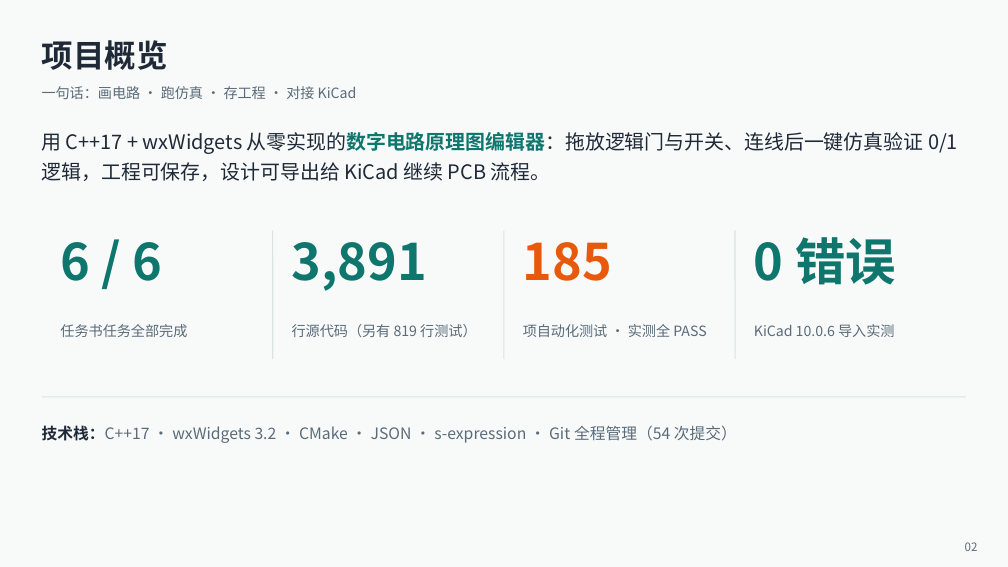
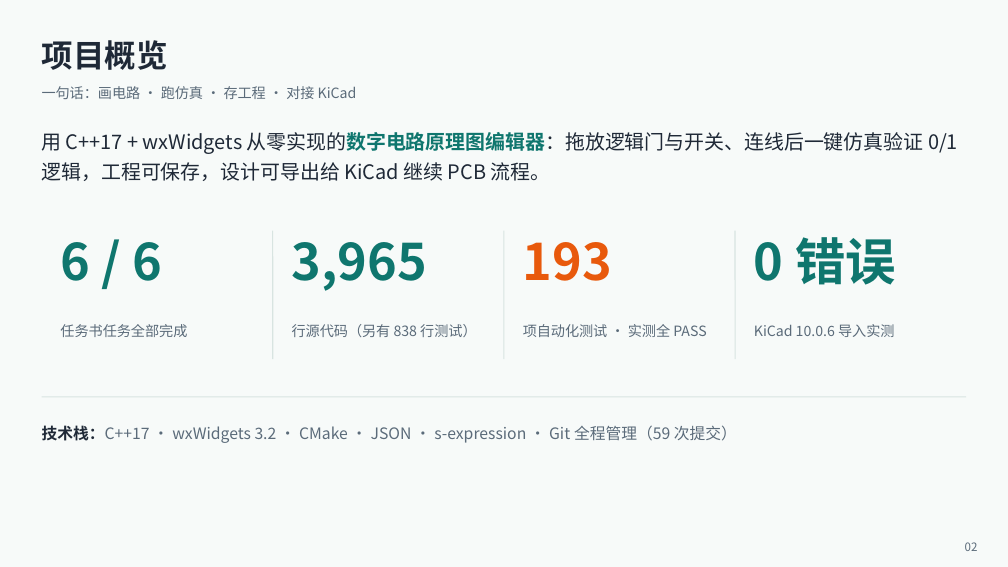
Before and after one commit to Pengyang-uestc/EDA-, a slide deck: slide 2 of docs/课程资料/中期总结汇报.pptx. Drawn at 1008x567 pixels with LibreOffice and Linux fonts; fonts in the diff are those of the drawing. Boxes give left, top, right and bottom in pixels: in the first picture for what was removed or moved away, otherwise in the second. Text is boxed around its words. In the diff, an @@ line names an element or a change of style, - is before the commit and + after.

```diff
--- a/docs/课程资料/中期总结汇报.pptx
+++ b/docs/课程资料/中期总结汇报.pptx
@@ text at <box>292,242,427,291</box>: text changed @@
-3,891
+3,965
@@ text at <box>523,242,612,281</box>: text changed @@
-185
+193
@@ text at <box>292,324,476,337</box>: text changed @@
-行源代码（另有 819 行测试）
+行源代码（另有 838 行测试）
@@ text at <box>42,425,737,443</box>: text changed @@
-技术栈：C++17 · wxWidgets 3.2 · CMake · JSON · s-expression · Git 全程管理（54 次提交）
+技术栈：C++17 · wxWidgets 3.2 · CMake · JSON · s-expression · Git 全程管理（59 次提交）
```
Also in this commit, not shown: 5 other slides changed, 9 other files.
